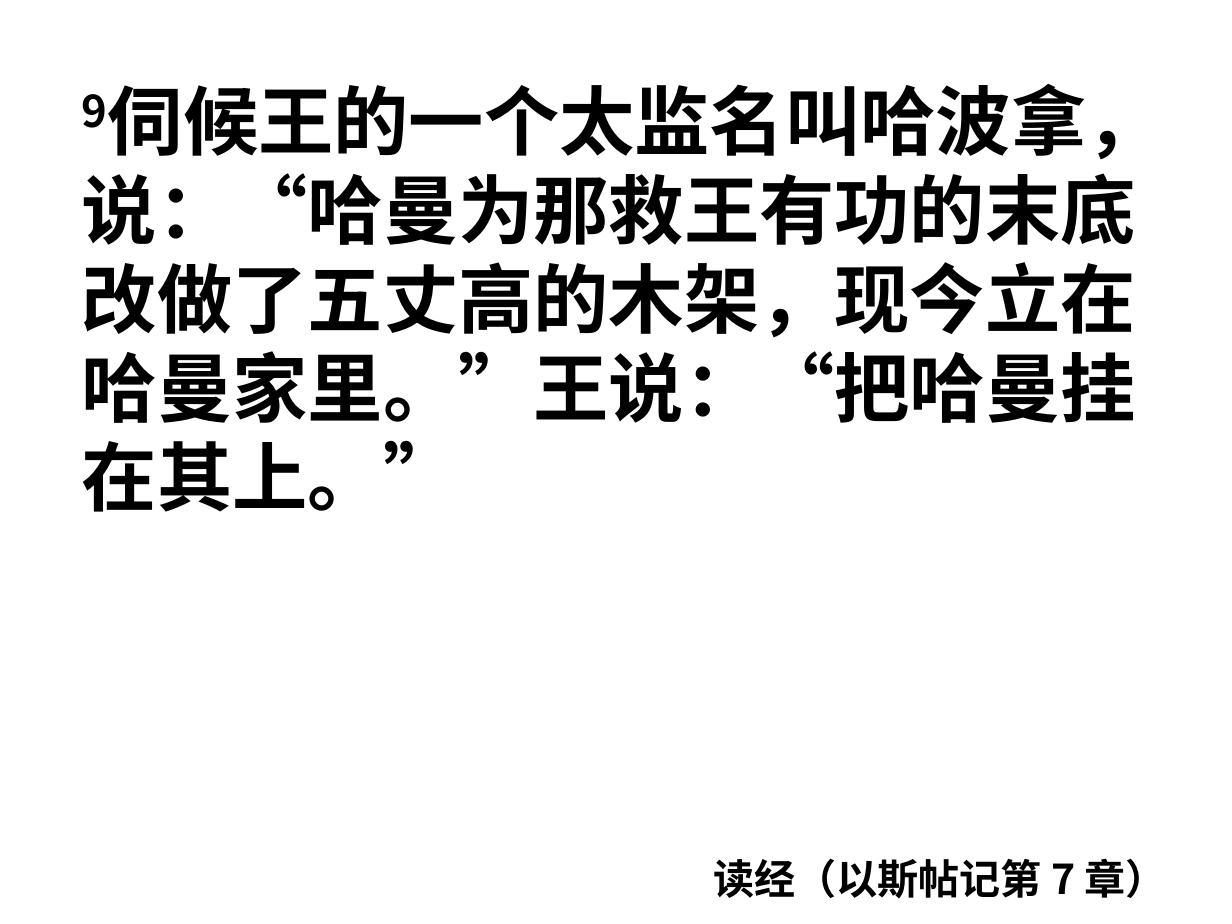
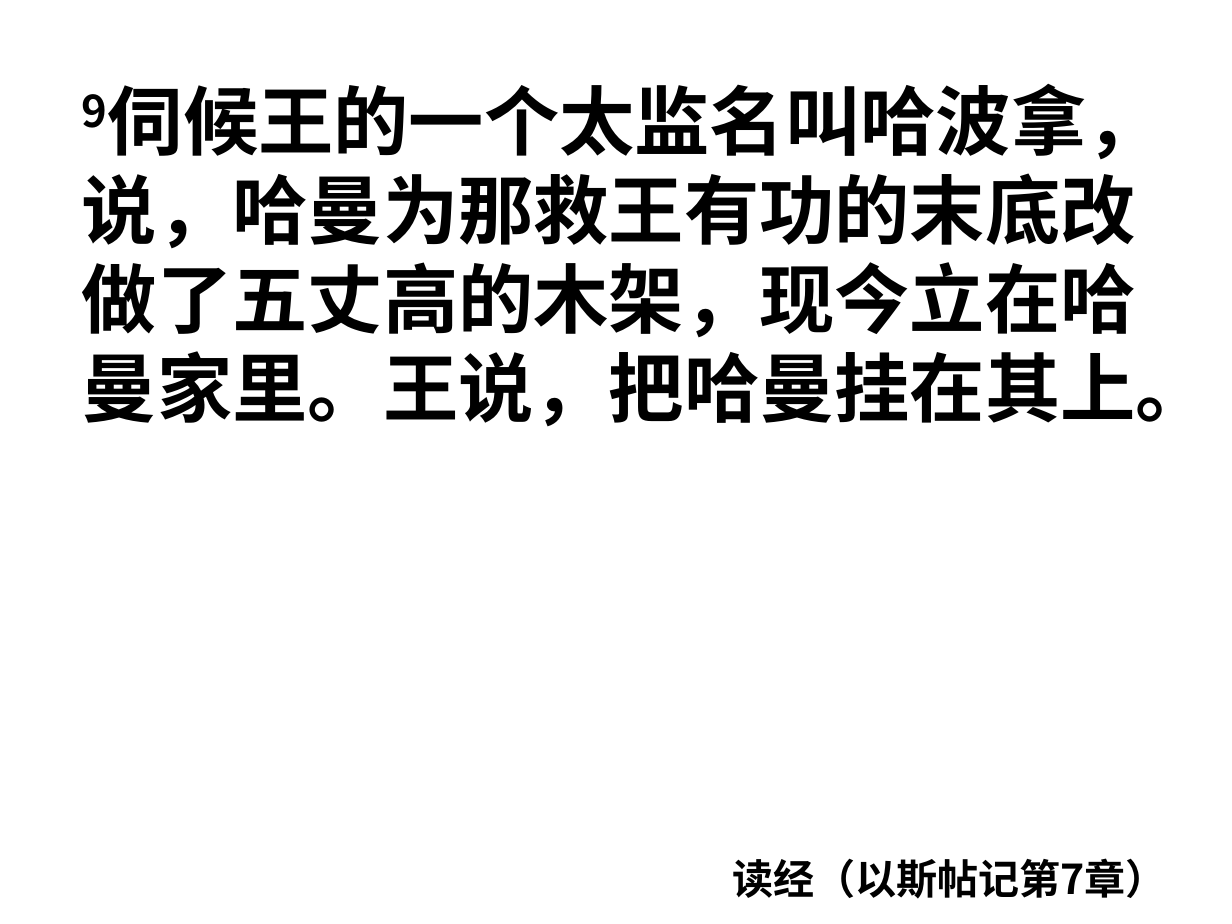
Before and after one commit to jackey-qiu/pyworship, a slide deck: slide 75 of 2023-08-16.pptx. Drawn at 1232x924 pixels with LibreOffice and Linux fonts; fonts in the diff are those of the drawing. Boxes give left, top, right and bottom in pixels: in the first picture for what was removed or moved away, otherwise in the second. Text is boxed around its words. In the diff, an @@ line names an element or a change of style, - is before the commit and + after.

```diff
--- a/2023-08-16.pptx
+++ b/2023-08-16.pptx
@@ text at (82, 173, 1211, 426): text changed @@
-9伺候王的一个太监名叫哈波拿，说：“哈曼为那救王有功的末底改做了五丈高的木架，现今立在哈曼家里。”王说：“把哈曼挂在其上。”
+9伺候王的一个太监名叫哈波拿，说，哈曼为那救王有功的末底改做了五丈高的木架，现今立在哈曼家里。王说，把哈曼挂在其上。
@@ text at (732, 858, 1167, 899): spaces changed @@
-读经（以斯帖记第 7 章）
+读经（以斯帖记第7章）
```
Also in this commit, not shown: 8 other slides changed, 4 other files.
